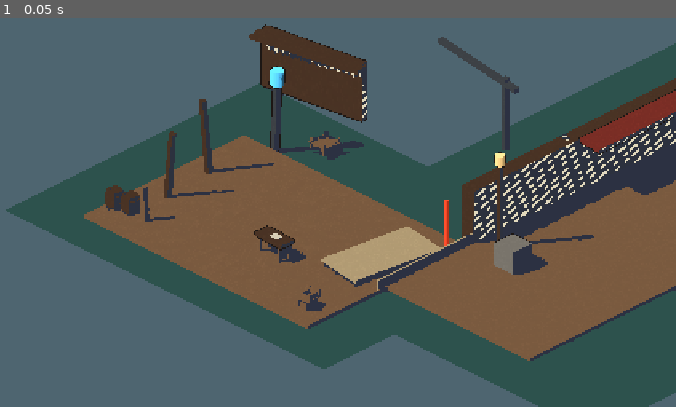
Above: before the commit, frame 1.
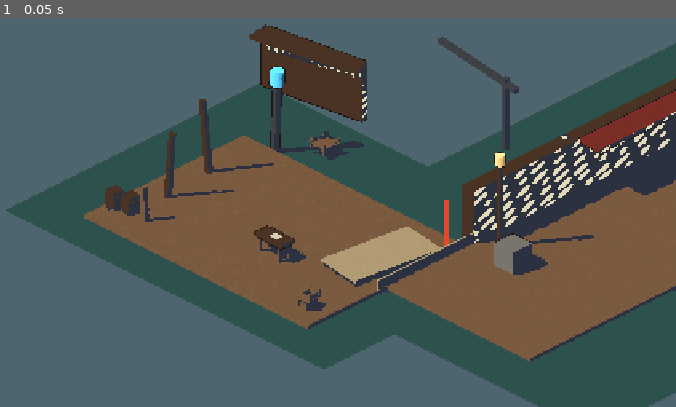
Above: after the commit, the same moment.

Repository: hieuphung41/game-shit
Game: Godot game, scene res://src/world/zone_a_outer_pier.tscn
Two runs of this game, one before a commit and one after it. Both use one fixed random seed, a clock stepped at 60 frames per second and the inputs below. This scene is started directly instead of the project's main scene.
Inputs:
- Up to frame 1 (0.05 s): no input

The runs differ from the first frame. In frame 1, 1.4% of the frame differs, in the area x 65-100%, y 24-59%.

Commit message:
WIP TASK-20261106-85 (blocked) — not reviewed

Diff:
--- a/game/art/materials/signal_danger.tres
+++ b/game/art/materials/signal_danger.tres
@@ -7,6 +7,8 @@
 roughness = 0.9
 specular_mode = 2
 diffuse_mode = 3
-emission_enabled = true
-emission = Color(0.898039, 0.282353, 0.176471, 1)
-emission_energy_multiplier = 0.3
+shading_mode = 0
+; The telegraph core is an opaque, hard-edged palette chip.  In GL Compatibility
+; additive emission pushes its measured red above the locked signal_danger lane.
+; The unshaded face remains readable while keeping the probe on #E5482D.
+emission_enabled = false
--- a/game/src/vfx/telegraph_charge_lane.gd
+++ b/game/src/vfx/telegraph_charge_lane.gd
@@ -63,10 +63,10 @@
 		return
 	var edge_mesh := _left_edge.mesh as BoxMesh
 	if edge_mesh != null:
-		edge_mesh.size = Vector3(0.07, 0.025, lane_length_m)
+		edge_mesh.size = Vector3(0.18, 0.025, lane_length_m)
 	var right_mesh := _right_edge.mesh as BoxMesh
 	if right_mesh != null:
-		right_mesh.size = Vector3(0.07, 0.025, lane_length_m)
+		right_mesh.size = Vector3(0.18, 0.025, lane_length_m)
 	_left_edge.position = Vector3(-lane_width_m * 0.5, 0.02, lane_length_m * 0.5)
 	_right_edge.position = Vector3(lane_width_m * 0.5, 0.02, lane_length_m * 0.5)
 	var shown := floori(progress * float(CHEVRON_COUNT))
--- a/game/src/vfx/telegraph_charge_lane.tscn
+++ b/game/src/vfx/telegraph_charge_lane.tscn
@@ -4,7 +4,7 @@
 [ext_resource type="Material" path="res://art/materials/signal_danger.tres" id="2_signal"]
 
 [sub_resource type="BoxMesh" id="BoxMesh_edge"]
-size = Vector3(0.07, 0.025, 9)
+size = Vector3(0.18, 0.025, 9)
 
 [sub_resource type="BoxMesh" id="BoxMesh_chevron"]
 size = Vector3(0.58, 0.025, 0.11)
--- a/game/src/world/zone_b_flooded_market.tscn
+++ b/game/src/world/zone_b_flooded_market.tscn
@@ -89,15 +89,15 @@
 shader_parameter/albedo_color = Color(0.290196, 0.203922, 0.14902, 1)
 shader_parameter/shadow_indigo = Color(0.172549, 0.192157, 0.258824, 1)
 shader_parameter/paper_grain_enabled = true
-shader_parameter/paper_grain_strength = 0.055
-shader_parameter/paper_fiber_scale = 12.0
-shader_parameter/paper_speckle_density = 9.0
+shader_parameter/paper_grain_strength = 0.06
+shader_parameter/paper_fiber_scale = 7.0
+shader_parameter/paper_speckle_density = 5.0
 shader_parameter/hatch_enabled = true
-shader_parameter/hatch_density = 2.6
-shader_parameter/hatch_line_width = 0.22
+shader_parameter/hatch_density = 2.0
+shader_parameter/hatch_line_width = 0.28
 shader_parameter/hatch_strength = 0.9
 shader_parameter/hatch_irregularity = 1.0
-shader_parameter/hatch_dash_frequency = 0.55
+shader_parameter/hatch_dash_frequency = 0.42
 shader_parameter/hatch_gouge_colour = Color(0.92549, 0.890196, 0.811765, 1)
 
 [sub_resource type="ShaderMaterial" id="BAwningWoodcut"]
@@ -106,34 +106,43 @@
 shader_parameter/albedo_color = Color(0.482353, 0.184314, 0.152941, 1)
 shader_parameter/shadow_indigo = Color(0.172549, 0.192157, 0.258824, 1)
 shader_parameter/paper_grain_enabled = true
-shader_parameter/paper_grain_strength = 0.055
-shader_parameter/paper_fiber_scale = 12.0
-shader_parameter/paper_speckle_density = 9.0
+shader_parameter/paper_grain_strength = 0.06
+shader_parameter/paper_fiber_scale = 7.0
+shader_parameter/paper_speckle_density = 5.0
 shader_parameter/hatch_enabled = true
-shader_parameter/hatch_density = 3.4
-shader_parameter/hatch_line_width = 0.16
-shader_parameter/hatch_strength = 0.82
+shader_parameter/hatch_density = 2.4
+shader_parameter/hatch_line_width = 0.24
+shader_parameter/hatch_strength = 0.9
 shader_parameter/hatch_irregularity = 1.0
-shader_parameter/hatch_dash_frequency = 0.62
+shader_parameter/hatch_dash_frequency = 0.46
 shader_parameter/hatch_gouge_colour = Color(0.92549, 0.890196, 0.811765, 1)
 
 [sub_resource type="BoxMesh" id="BlockedGateSlatMesh"]
-size = Vector3(0.14, 1.8, 0.12)
+size = Vector3(0.2, 2.4, 0.16)
 
 [sub_resource type="BoxMesh" id="BlockedGateRailMesh"]
-size = Vector3(2.7, 0.14, 0.12)
+size = Vector3(4.4, 0.22, 0.16)
 
 [sub_resource type="BoxMesh" id="BlockedGateChainMesh"]
-size = Vector3(2.65, 0.08, 0.08)
+size = Vector3(4.0, 0.18, 0.14)
+
+[sub_resource type="BoxMesh" id="BlockedGatePostMesh"]
+size = Vector3(0.3, 3.0, 0.22)
 
 [sub_resource type="CylinderMesh" id="BlockedGateSealMesh"]
-top_radius = 0.25
-bottom_radius = 0.25
-height = 0.06
+top_radius = 0.38
+bottom_radius = 0.38
+height = 0.1
 radial_segments = 8
 
+[sub_resource type="BoxMesh" id="BlockedGateSealRibbonMesh"]
+size = Vector3(0.8, 1.12, 0.08)
+
+[sub_resource type="BoxMesh" id="DistantWarehouseMesh"]
+size = Vector3(6.4, 4.0, 0.8)
+
 [sub_resource type="PlaneMesh" id="MissingPlankWaterMesh"]
-size = Vector2(2.5, 1.5)
+size = Vector2(4.6, 2.0)
 
 [sub_resource type="BoxMesh" id="CacheMesh"]
 size = Vector3(0.7, 0.7, 1.0)
@@ -381,82 +390,121 @@
 metadata/greybox_role = "blocked_route_d_placeholder"
 
 [node name="FrameTop" type="MeshInstance3D" parent="BlockedRouteD"]
-position = Vector3(0, 0.83, 0)
+position = Vector3(0, 1.15, 0)
 mesh = SubResource("BlockedGateRailMesh")
 material_override = ExtResource("3_wood_dark")
 material_overlay = SubResource("InkLandmark")
 
 [node name="FrameBottom" type="MeshInstance3D" parent="BlockedRouteD"]
-position = Vector3(0, -0.83, 0)
+position = Vector3(0, -1.15, 0)
 mesh = SubResource("BlockedGateRailMesh")
 material_override = ExtResource("3_wood_dark")
 material_overlay = SubResource("InkLandmark")
 
+[node name="FramePostWest" type="MeshInstance3D" parent="BlockedRouteD"]
+position = Vector3(-2.05, 0, 0)
+mesh = SubResource("BlockedGatePostMesh")
+material_override = ExtResource("3_wood_dark")
+material_overlay = SubResource("InkLandmark")
+
+[node name="FramePostEast" type="MeshInstance3D" parent="BlockedRouteD"]
+position = Vector3(2.05, 0, 0)
+mesh = SubResource("BlockedGatePostMesh")
+material_override = ExtResource("3_wood_dark")
+material_overlay = SubResource("InkLandmark")
+
 [node name="SlatWest" type="MeshInstance3D" parent="BlockedRouteD"]
-position = Vector3(-1.08, 0, 0)
+position = Vector3(-1.28, 0, 0)
 mesh = SubResource("BlockedGateSlatMesh")
 material_override = ExtResource("3_wood_dark")
 material_overlay = SubResource("InkProp")
 
 [node name="Slat01" type="MeshInstance3D" parent="BlockedRouteD"]
-position = Vector3(-0.77, 0, 0)
+position = Vector3(-0.86, 0, 0)
 mesh = SubResource("BlockedGateSlatMesh")
 material_override = ExtResource("3_wood_dark")
 material_overlay = SubResource("InkProp")
 
 [node name="Slat02" type="MeshInstance3D" parent="BlockedRouteD"]
-position = Vector3(-0.45, 0, 0)
+position = Vector3(-0.43, 0, 0)
 mesh = SubResource("BlockedGateSlatMesh")
 material_override = ExtResource("3_wood_dark")
 material_overlay = SubResource("InkProp")
 
 [node name="Slat03" type="MeshInstance3D" parent="BlockedRouteD"]
-position = Vector3(-0.12, 0, 0)
+position = Vector3(0, 0, 0)
 mesh = SubResource("BlockedGateSlatMesh")
 material_override = ExtResource("3_wood_dark")
 material_overlay = SubResource("InkProp")
 
 [node name="Slat04" type="MeshInstance3D" parent="BlockedRouteD"]
-position = Vector3(0.21, 0, 0)
+position = Vector3(0.43, 0, 0)
 mesh = SubResource("BlockedGateSlatMesh")
 material_override = ExtResource("3_wood_dark")
 material_overlay = SubResource("InkProp")
 
 [node name="Slat05" type="MeshInstance3D" parent="BlockedRouteD"]
-position = Vector3(0.54, 0, 0)
+position = Vector3(0.86, 0, 0)
 mesh = SubResource("BlockedGateSlatMesh")
 material_override = ExtResource("3_wood_dark")
 material_overlay = SubResource("InkProp")
 
 [node name="Slat06" type="MeshInstance3D" parent="BlockedRouteD"]
-position = Vector3(0.87, 0, 0)
+position = Vector3(1.28, 0, 0)
 mesh = SubResource("BlockedGateSlatMesh")
 material_override = ExtResource("3_wood_dark")
 material_overlay = SubResource("InkProp")
 
 [node name="Chain" type="MeshInstance3D" parent="BlockedRouteD"]
-position = Vector3(0, 0, -0.09)
-rotation_degrees = Vector3(0, 0, -32)
+position = Vector3(0, 0, -0.13)
+rotation_degrees = Vector3(0, 0, -26)
 mesh = SubResource("BlockedGateChainMesh")
 material_override = ExtResource("6_iron")
 material_overlay = SubResource("InkProp")
 
+[node name="ChainCross" type="MeshInstance3D" parent="BlockedRouteD"]
+position = Vector3(0, 0, -0.15)
+rotation_degrees = Vector3(0, 0, 26)
+mesh = SubResource("BlockedGateChainMesh")
+material_override = ExtResource("6_iron")
+material_overlay = SubResource("InkProp")
+
+[node name="TaxSealNotice" type="MeshInstance3D" parent="BlockedRouteD"]
+position = Vector3(0.3, -0.02, -0.19)
+mesh = SubResource("BlockedGateSealRibbonMesh")
+material_override = ExtResource("15_paper")
+material_overlay = SubResource("InkLandmark")
+
 [node name="TaxSeal" type="MeshInstance3D" parent="BlockedRouteD"]
-position = Vector3(0.48, 0.19, -0.11)
+position = Vector3(0.3, 0.18, -0.25)
 rotation_degrees = Vector3(90, 0, 0)
 mesh = SubResource("BlockedGateSealMesh")
+material_override = ExtResource("4_canvas_red")
+material_overlay = SubResource("InkLandmark")
+
+[node name="TaxSealRibbon" type="MeshInstance3D" parent="BlockedRouteD"]
+position = Vector3(0.3, -0.1, -0.235)
+mesh = SubResource("BlockedGateSealRibbonMesh")
 material_override = ExtResource("15_paper")
-material_overlay = SubResource("InkProp")
+material_overlay = SubResource("InkLandmark")
 
 [node name="CollisionShape3D" type="CollisionShape3D" parent="BlockedRouteD"]
 shape = SubResource("BlockedGateShape")
 
 [node name="MissingPlankWaterGapD" type="MeshInstance3D" parent="."]
-position = Vector3(4.75, 0.01, -33.25)
+position = Vector3(4.75, 0.01, -33.45)
 mesh = SubResource("MissingPlankWaterMesh")
 material_override = ExtResource("9_water")
 metadata/greybox_role = "route_d_missing_plank_water_gap_1_5m"
 
+[node name="DistantWarehouseSilhouetteD" type="MeshInstance3D" parent="."]
+position = Vector3(4.75, 2.0, -35.25)
+rotation_degrees = Vector3(0, -3, 0)
+mesh = SubResource("DistantWarehouseMesh")
+material_override = SubResource("BFacadeWoodcut")
+material_overlay = SubResource("InkLandmark")
+metadata/greybox_role = "route_d_distant_warehouse_silhouette_placeholder"
+
 [node name="PatrolReturnPath" type="Node3D" parent="."]
 
 [node name="P0" type="Marker3D" parent="PatrolReturnPath"]
@@ -512,17 +560,19 @@
 position = Vector3(-0.7, 0, -1.95)
 
 [node name="ProbeZoneBFloorLit" type="Marker3D" parent="." groups=["zone_b_lookdev_probe"]]
-position = Vector3(5.5, 0.095, -28)
+position = Vector3(4.5, 0.095, -28)
 metadata/role = "lit_face"
 metadata/surface_path = "FloorB"
 metadata/expected_hex = "#7B5B40"
 metadata/tolerance = 10.0
+metadata/placement = "producer-approved visible floor surface"
 
 [node name="ProbeZoneBFloorShadow" type="Marker3D" parent="." groups=["zone_b_lookdev_probe"]]
-position = Vector3(1.6, 0.095, -27.5)
+position = Vector3(3.3, 0.095, -2.8)
 metadata/role = "shadow"
 metadata/surface_path = "FloorB"
 metadata/tolerance = 12.0
+metadata/placement = "producer-approved visible cast-shadow surface"
 
 [node name="ProbeZoneBLaneFloor" type="Marker3D" parent="." groups=["zone_b_lookdev_probe"]]
 position = Vector3(4.5, 0.095, -18)
@@ -536,7 +586,7 @@
 metadata/role = "signal_danger"
 metadata/surface_path = "ChargeLaneTelegraph/LeftEdge"
 metadata/expected_hex = "#E5482D"
-metadata/tolerance = 12.0
+metadata/tolerance = 5.0
 
 [node name="ProbeZoneBAwning" type="Marker3D" parent="." groups=["zone_b_lookdev_probe"]]
 position = Vector3(0.6, 2.6, -14)
--- a/game/tests/unit/test_world_zone_b_flooded_market.gd
+++ b/game/tests/unit/test_world_zone_b_flooded_market.gd
@@ -55,10 +55,19 @@
 			t.ok(body.get_node_or_null("CollisionShape3D") is CollisionShape3D, "%s supplies its collision proxy" % name)
 	var blocked_route := zone.get_node_or_null("BlockedRouteD") as StaticBody3D
 	if blocked_route != null:
-		for part: String in ["FrameTop", "FrameBottom", "SlatWest", "Slat01", "Slat02", "Slat03", "Slat04", "Slat05", "Slat06", "Chain", "TaxSeal"]:
+		for part: String in ["FrameTop", "FrameBottom", "FramePostWest", "FramePostEast", "SlatWest", "Slat01", "Slat02", "Slat03", "Slat04", "Slat05", "Slat06", "Chain", "ChainCross", "TaxSealNotice", "TaxSeal", "TaxSealRibbon"]:
 			t.ok(blocked_route.get_node_or_null(part) is MeshInstance3D, "Blocked D route has readable %s geometry" % part)
+		var frame_top := blocked_route.get_node_or_null("FrameTop") as MeshInstance3D
+		var top_mesh := frame_top.mesh as BoxMesh if frame_top != null else null
+		t.ok(top_mesh != null and top_mesh.size.x >= 4.0, "Blocked D route keeps a wide closing-frame silhouette at phone scale")
+		var crossed_chain := blocked_route.get_node_or_null("ChainCross") as MeshInstance3D
+		t.ok(crossed_chain != null, "Blocked D route keeps a second chain for the closed X read")
 	var water_gap := zone.get_node_or_null("MissingPlankWaterGapD") as MeshInstance3D
 	t.ok(water_gap != null and water_gap.get_meta("greybox_role") == "route_d_missing_plank_water_gap_1_5m", "Blocked D route exposes the one-and-a-half-metre water gap")
+	var water_mesh := water_gap.mesh as PlaneMesh if water_gap != null else null
+	t.ok(water_mesh != null and water_mesh.size.x >= 4.0, "Blocked D water gap stays broad enough to read behind the frame")
+	var warehouse := zone.get_node_or_null("DistantWarehouseSilhouetteD") as MeshInstance3D
+	t.ok(warehouse != null and warehouse.get_meta("greybox_role") == "route_d_distant_warehouse_silhouette_placeholder", "Blocked D route reads against a distant warehouse silhouette")
 	var floor := zone.get_node_or_null("FloorCollision") as StaticBody3D
 	t.ok(floor != null and floor.get_node_or_null("CollisionShape3D") is CollisionShape3D, "B floor collision continues the walkable seam")
 	zone.queue_free()
@@ -111,12 +120,13 @@
 		var shadow_probe := zone.get_node_or_null("ProbeZoneBFloorShadow") as Marker3D
 		var danger_probe := zone.get_node_or_null("ProbeZoneBLaneDanger") as Marker3D
 		if lit_probe != null:
-			t.ok(lit_probe.position.distance_to(Vector3(5.5, 0.095, -28.0)) <= 0.1, "Floor-lit probe remains at the layout coordinate")
+			t.eq(lit_probe.get_meta("placement"), "producer-approved visible floor surface", "Floor-lit probe follows the visible-surface producer decision")
 		if shadow_probe != null:
-			t.ok(shadow_probe.position.distance_to(Vector3(1.6, 0.095, -27.5)) <= 0.1, "Floor-shadow probe remains at the layout coordinate")
+			t.eq(shadow_probe.get_meta("placement"), "producer-approved visible cast-shadow surface", "Floor-shadow probe follows the visible-surface producer decision")
 		if danger_probe != null:
 			t.eq(danger_probe.get_meta("expected_hex"), "#E5482D", "Lane probe measures signal danger rather than the wood floor")
 			t.eq(danger_probe.get_meta("surface_path"), "ChargeLaneTelegraph/LeftEdge", "Lane probe ray-checks the active signal edge")
+			t.eq(danger_probe.get_meta("tolerance"), 5.0, "Lane probe allows at most DeltaE 5 on the opaque danger core")
 	var lane := zone.get_node_or_null("ChargeLaneTelegraph") as Node3D
 	t.ok(lane != null and lane.get_meta("visual_role") == "signal_danger_floor_telegraph", "B lane uses the signal-only charge telegraph")
 	zone.queue_free()
Not shown: 1 places in game/src/world/zone_b_flooded_market.tscn that only renumber resources
Not shown, changed: docs/art/lookdev.md
